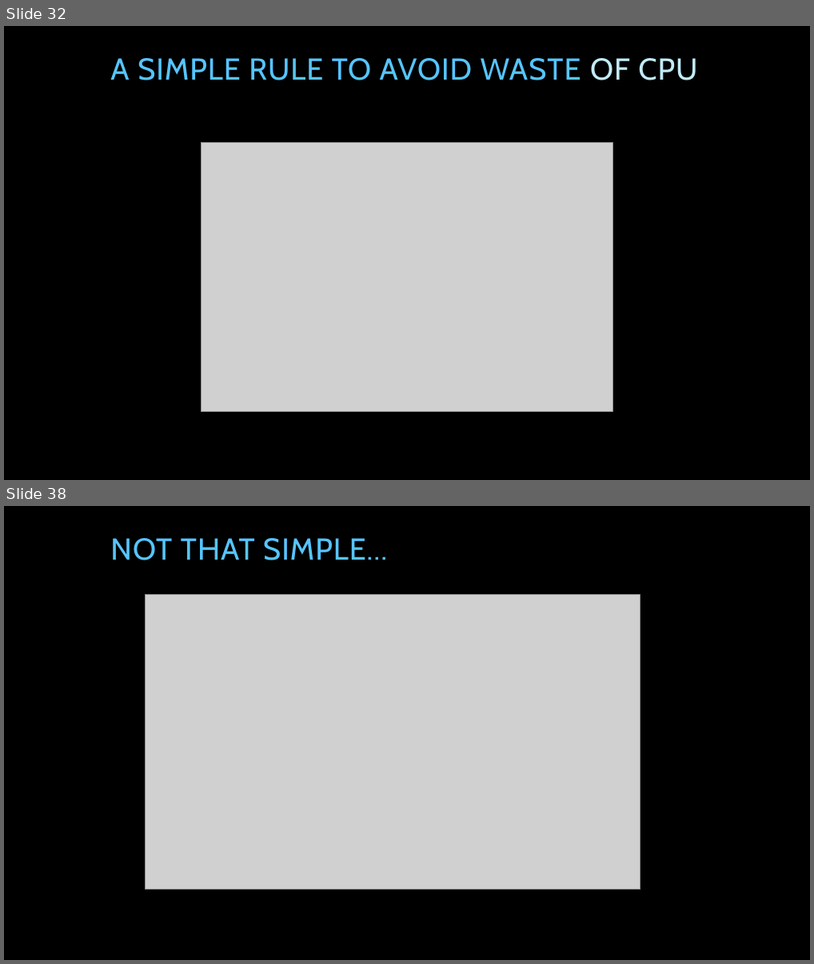
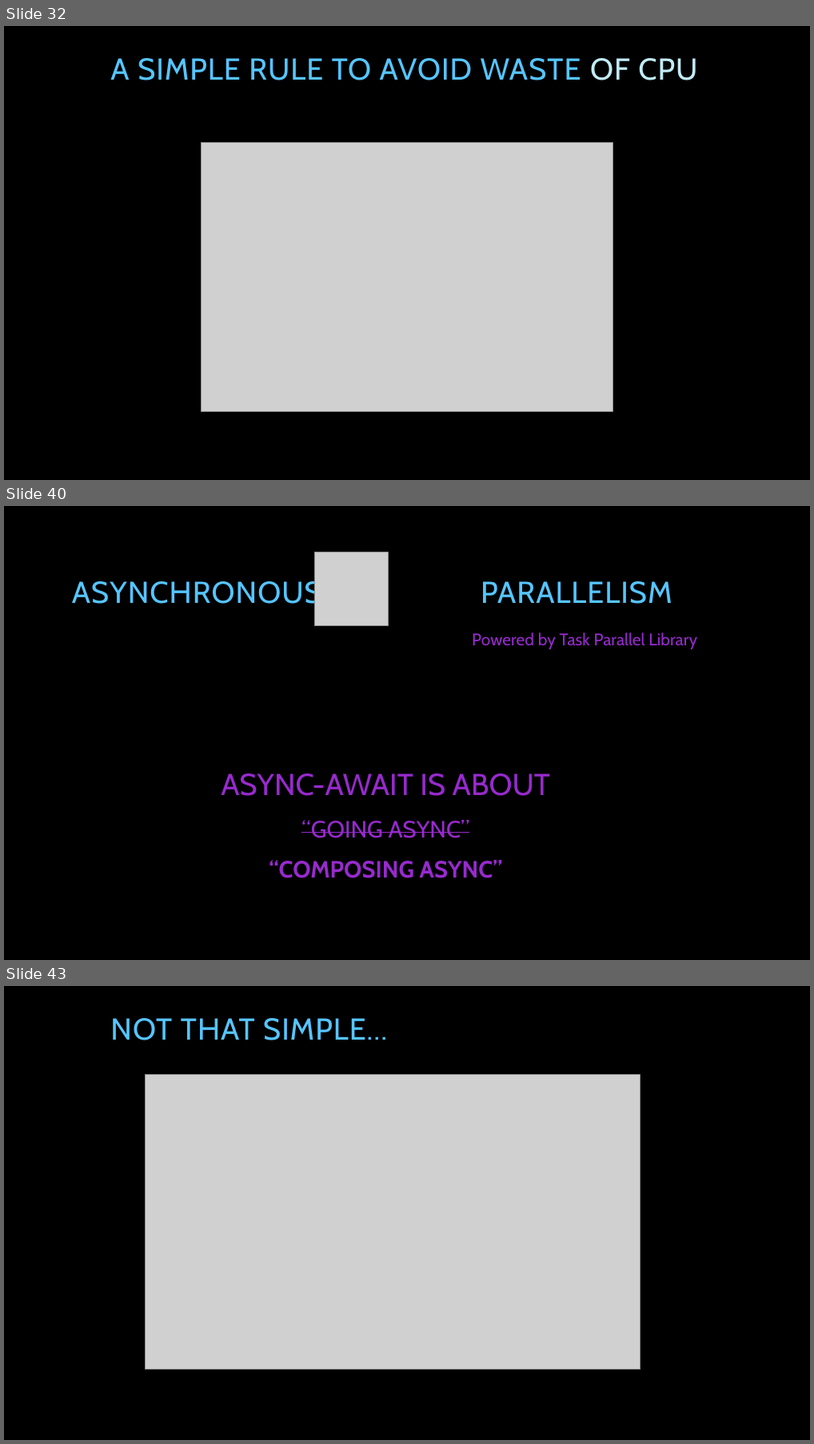
Before and after one commit to tpierrain/talk-AsyncAwait, a slide deck: AsyncAwait...ohWait.pptx. Shown one above the other, each under a label of ours: slides 32 and 38 before the commit, slides 32, 40 and 43 after it; the slides between them are not shown. The pictures are 814x964 and 814x1444 pixels, drawn with LibreOffice and Linux fonts; fonts in the diff are those of the drawing; grey boxes stand for pictures; background and template pictures are left out. Boxes give left, top, right and bottom in pixels: in the first picture for what was removed or moved away, otherwise in the second. Text is boxed around its words. In the diff, an @@ line names an element or a change of style, - is before the commit and + after.

```diff
--- a/AsyncAwait...ohWait.pptx
+++ b/AsyncAwait...ohWait.pptx
@@ slide 40 added at [4, 506, 810, 960], background picture (left out) @@
@@ picture added at [314, 552, 388, 626] @@
@@ text added at [72, 577, 322, 610], 36 pt, text #56C5FF @@
+ASYNCHRONOUS
@@ text added at [481, 581, 673, 604], 36 pt, text #56C5FF @@
+PARALLELISM
@@ text added at [472, 632, 698, 649], 20 pt, text #972ACD @@
+  Powered by Task Parallel Library
@@ text added at [221, 773, 550, 878], 28 pt, text #972ACD @@
+ASYNC-AWAIT IS ABOUT
+“GOING ASYNC”
+“COMPOSING ASYNC”
@@ what was slide 38 is now slide 43 @@
```
Also in this commit, not shown: 6 slides changed, 5 other slides added.
